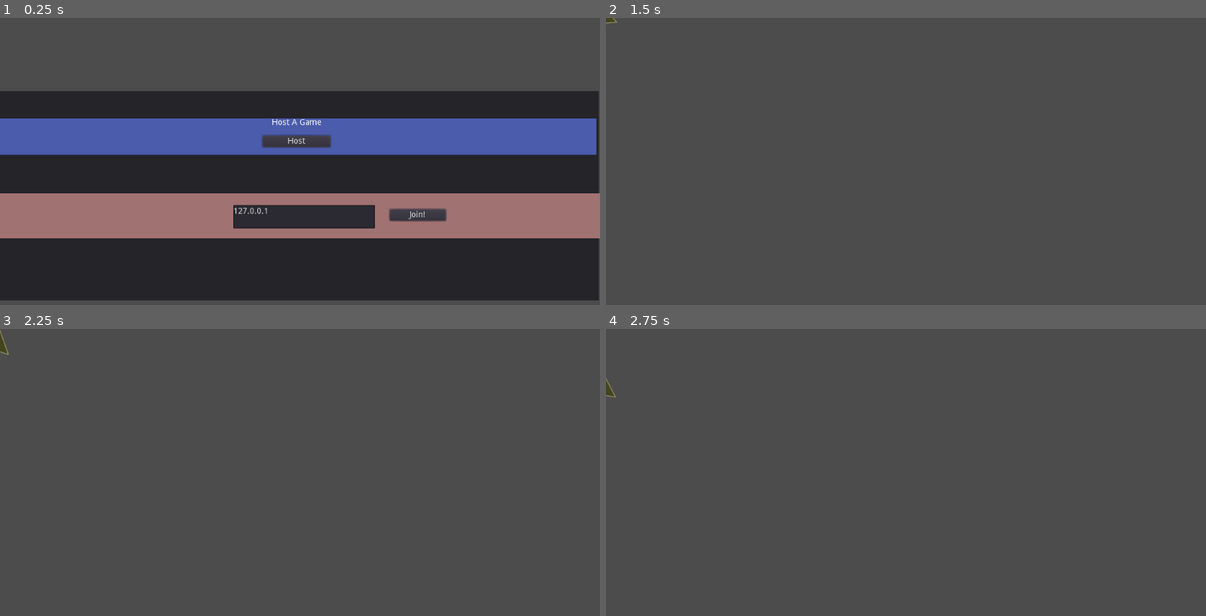
Above: before the commit, frames 1-4 (two rows, left to right).
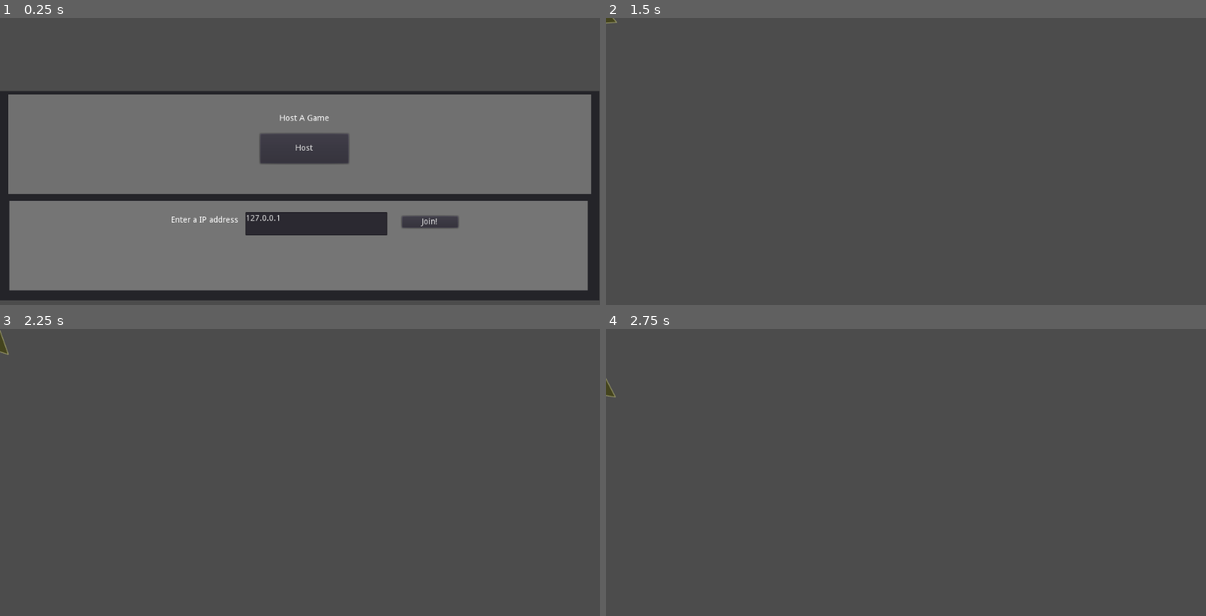
Above: after the commit, the same moments.

Repository: Schwarcraft/DreamGame
Game: Godot game, scene res://Lobby.tscn
Same seed, same stepped clock (60 frames per second), same inputs: the game is played once before the commit and once after it.
Inputs (mouse positions are in pixels of both pictures, inside the frame that each line leads up to):
- Up to frame 1 (0.25 s): no input
- Up to frame 2 (1.5 s): tap Enter at 0.5 s; move the mouse to (1038, 175) at 0.52 s; hold D (move_right) 0.53-1.25 s; click "Host" at 1.25 s
- Up to frame 3 (2.25 s): tap Space at 2 s; move the mouse to (180, 521) at 2.02 s; hold S (move_down) from 2.03 s (still down)
- Up to frame 4 (2.75 s): keep holding S (move_down)

The runs differ from the first frame. In frame 1, 65% of the frame differs, in the area x 0-100%, y 26-96%; in frame 2, less than 0.1%; in frame 3, nothing differs; in frame 4, nothing differs.

Commit message:
moved Host button
just a hair <3

Diff:
--- a/Lobby.tscn
+++ b/Lobby.tscn
@@ -9,27 +9,28 @@
 anchor_top = 0.5
 anchor_right = 1.0
 anchor_bottom = 0.5
-margin_left = -1.67029
+margin_left = -0.67029
 margin_top = -174.605
-margin_right = -1.67029
+margin_right = -0.670288
 margin_bottom = 183.395
 
 [node name="HostArea" type="ColorRect" parent="Panel"]
 anchor_top = 0.5
 anchor_right = 1.0
 anchor_bottom = 0.5
-margin_left = -3.6051
-margin_top = -131.595
-margin_right = -3.6051
-margin_bottom = -69.5946
-color = Color( 0.298039, 0.364706, 0.678431, 1 )
+margin_left = 15.0
+margin_top = -173.0
+margin_right = -14.0
+margin_bottom = -3.0
+color = Color( 0.443137, 0.443137, 0.443137, 1 )
 
 [node name="Label" type="Label" parent="Panel/HostArea"]
 anchor_left = 0.5
 anchor_right = 0.5
-margin_left = -42.5
-margin_right = 42.5
-margin_bottom = 14.0
+margin_left = -34.5
+margin_top = 34.0
+margin_right = 50.5
+margin_bottom = 48.0
 text = "Host A Game"
 
 [node name="Button" type="Button" parent="Panel/HostArea"]
@@ -37,31 +38,38 @@
 anchor_top = 1.0
 anchor_right = 0.5
 anchor_bottom = 1.0
-margin_left = -58.0
-margin_top = -33.3615
-margin_right = 58.0
-margin_bottom = -13.3615
+margin_left = -67.5
+margin_top = -103.0
+margin_right = 83.5
+margin_bottom = -52.0
 text = "Host"
 
 [node name="ColorRect" type="ColorRect" parent="Panel"]
-margin_left = -3.0
-margin_top = 175.0
-margin_right = 1044.0
-margin_bottom = 252.0
-color = Color( 0.635294, 0.45098, 0.45098, 1 )
+margin_left = 17.0
+margin_top = 188.0
+margin_right = 1004.0
+margin_bottom = 341.0
+color = Color( 0.462745, 0.462745, 0.462745, 1 )
 
 [node name="TextEdit" type="TextEdit" parent="Panel/ColorRect"]
 margin_left = 403.0
-margin_top = 20.0
+margin_top = 19.0
 margin_right = 645.0
-margin_bottom = 60.0
+margin_bottom = 59.0
 text = "127.0.0.1"
 
 [node name="Button" type="Button" parent="Panel/ColorRect"]
 margin_left = 670.229
-margin_top = 26.6808
+margin_top = 25.6808
 margin_right = 766.229
-margin_bottom = 46.6808
+margin_bottom = 45.6808
 text = "Join!"
+
+[node name="Label" type="Label" parent="Panel/ColorRect"]
+margin_left = 276.0
+margin_top = 26.0
+margin_right = 439.0
+margin_bottom = 50.0
+text = "Enter a IP address"
 [connection signal="pressed" from="Panel/HostArea/Button" to="." method="_on_HostButton_pressed"]
 [connection signal="pressed" from="Panel/ColorRect/Button" to="." method="_on_JoinButton_pressed"]
